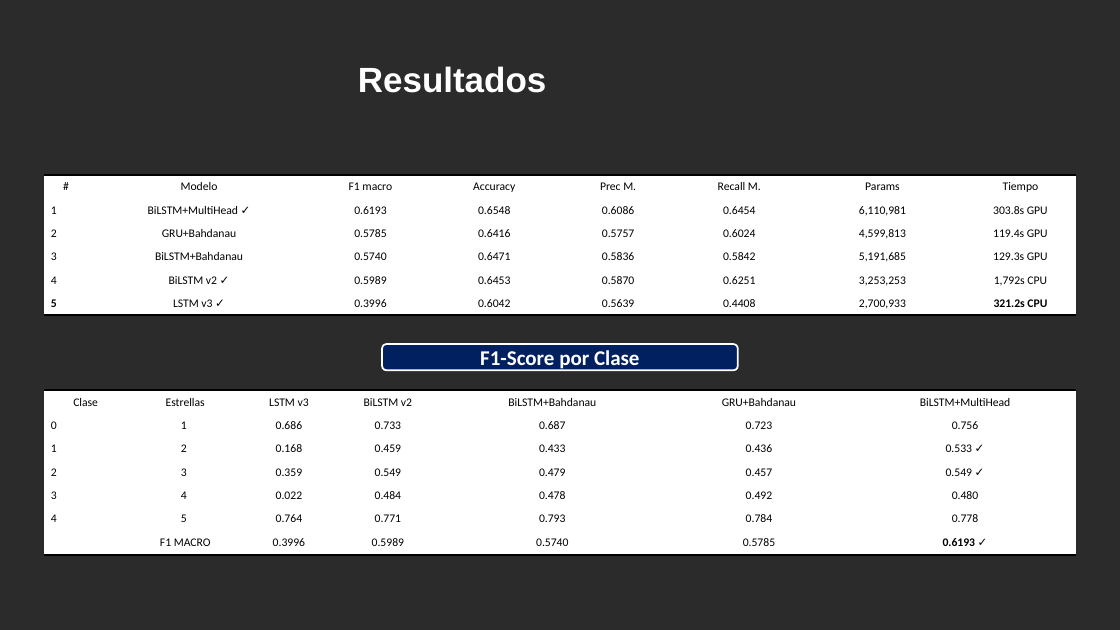
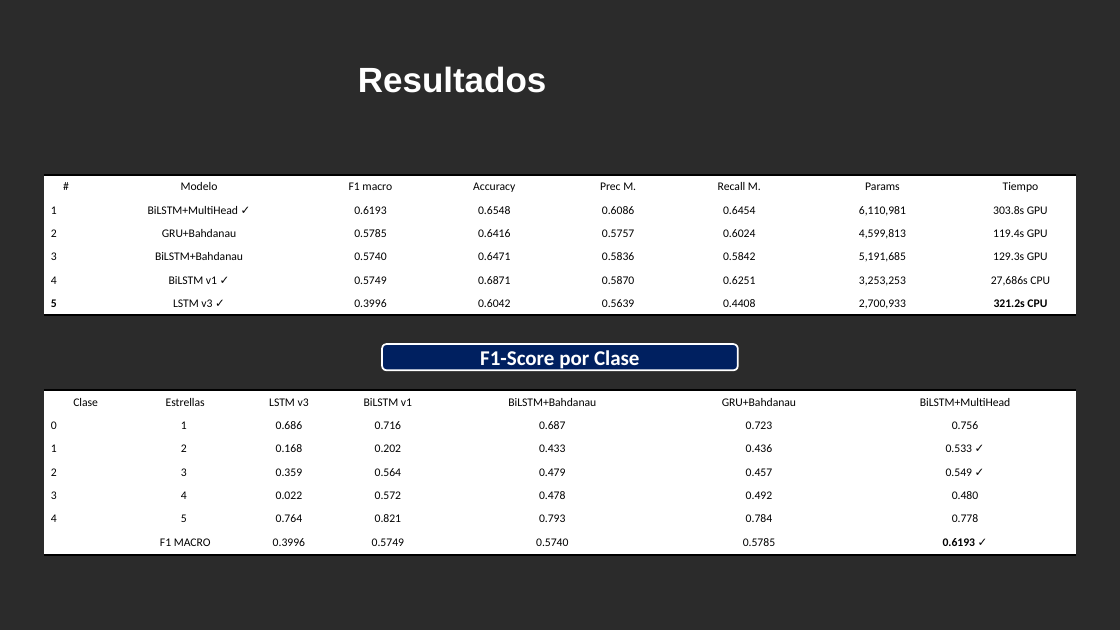
Before and after one commit to JuanSe1796/Proyecto_Deep_Learning_Final, a slide deck: slide 16 of docs/PROYECTO DEEP LEARNING.pptx (slide 14 before the commit). Drawn at 1120x630 pixels with LibreOffice and Linux fonts; fonts in the diff are those of the drawing; background and template pictures are left out; a plain dark background stands for a picture behind light text. Boxes give left, top, right and bottom in pixels: in the first picture for what was removed or moved away, otherwise in the second. Text is boxed around its words. In the diff, an @@ line names an element or a change of style, - is before the commit and + after.

```diff
--- a/docs/PROYECTO DEEP LEARNING.pptx
+++ b/docs/PROYECTO DEEP LEARNING.pptx
@@ table at <box>44,175,1076,315</box> @@
-row 5: 4 | BiLSTM v2 ✓ | 0.5989 | 0.6453 | 0.5870 | 0.6251 | 3,253,253 | 1,792s CPU
+row 5: 4 | BiLSTM v1 ✓ | 0.5749 | 0.6871 | 0.5870 | 0.6251 | 3,253,253 | 27,686s CPU
@@ table at <box>44,391,1075,555</box> @@
-row 1, column 4: BiLSTM v2
+row 1, column 4: BiLSTM v1
-row 2, column 4: 0.733
+row 2, column 4: 0.716
-row 3, column 4: 0.459
+row 3, column 4: 0.202
-row 4, column 4: 0.549
+row 4, column 4: 0.564
-row 5, column 4: 0.484
+row 5, column 4: 0.572
-row 6, column 4: 0.771
+row 6, column 4: 0.821
-row 7, column 4: 0.5989
+row 7, column 4: 0.5749
```
Also in this commit, not shown: 8 other slides changed, 5 slides added.
